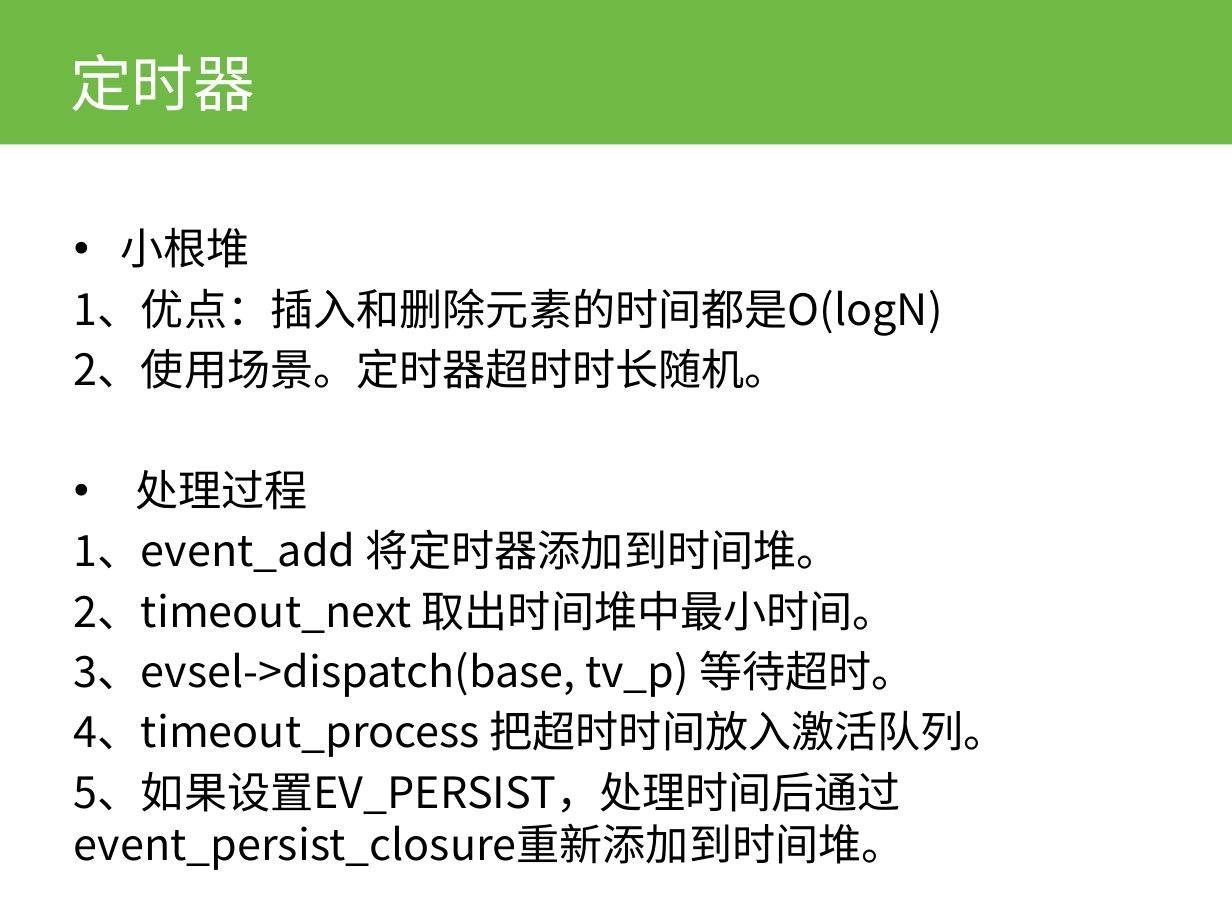
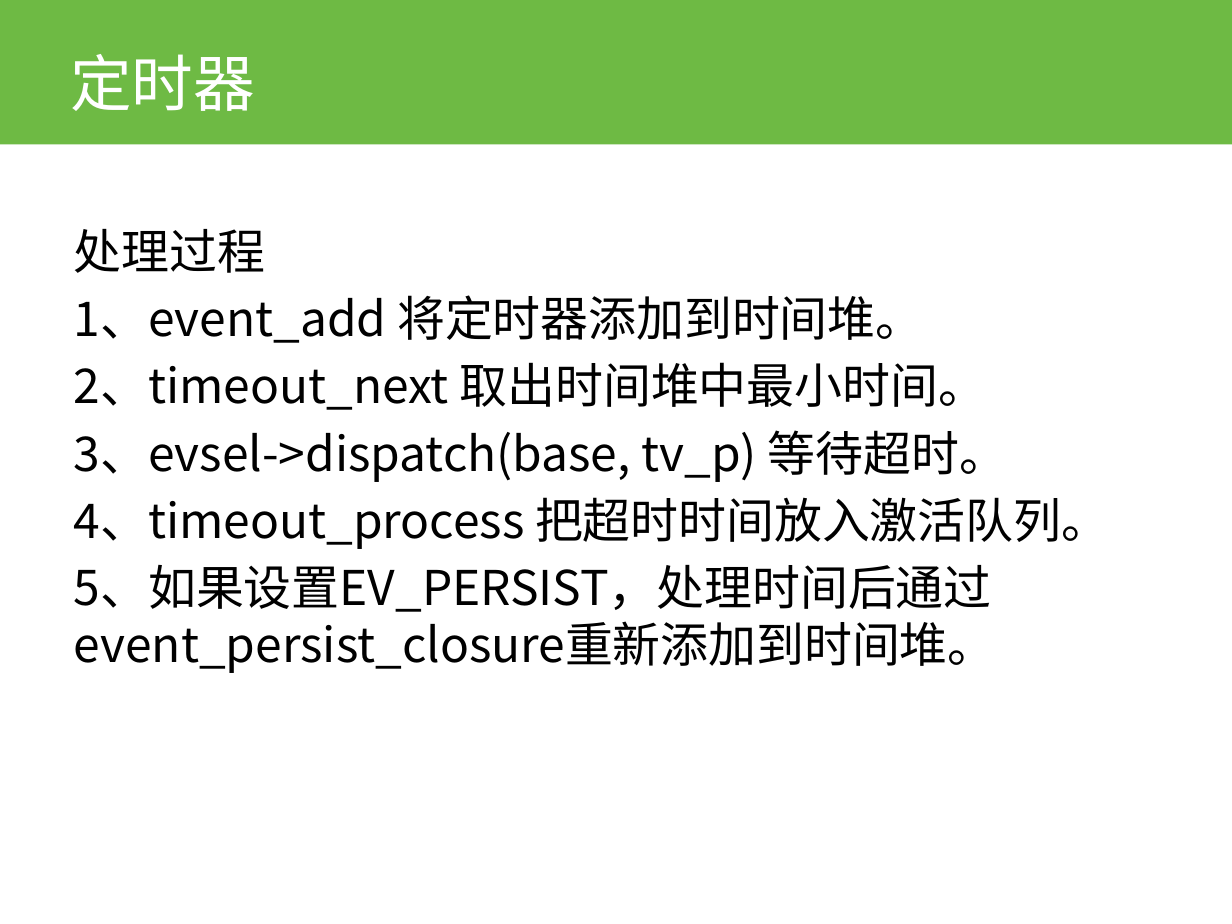
Before and after one commit to whm2300/libevent, a slide deck: slide 16 of libevent.pptx (slide 15 before the commit). Drawn at 1232x924 pixels with LibreOffice and Linux fonts; fonts in the diff are those of the drawing; background and template pictures are left out. Boxes give left, top, right and bottom in pixels: in the first picture for what was removed or moved away, otherwise in the second. Text is boxed around its words. In the diff, an @@ line names an element or a change of style, - is before the commit and + after.

Commit message:
添加定时器部分注释

```diff
--- a/libevent.pptx
+++ b/libevent.pptx
@@ text "处理过程" at bbox=[74, 229, 1109, 673]: size 25.2 to 28 pt; bullet • to none @@
@@ text at bbox=[74, 227, 943, 389]: paragraphs removed @@
-• 小根堆
-1、优点：插入和删除元素的时间都是O(logN)
-2、使用场景。定时器超时时长随机。
```
Also in this commit, not shown: 5 other slides changed, 2 slides added, 2 slides removed, 5 other files.
